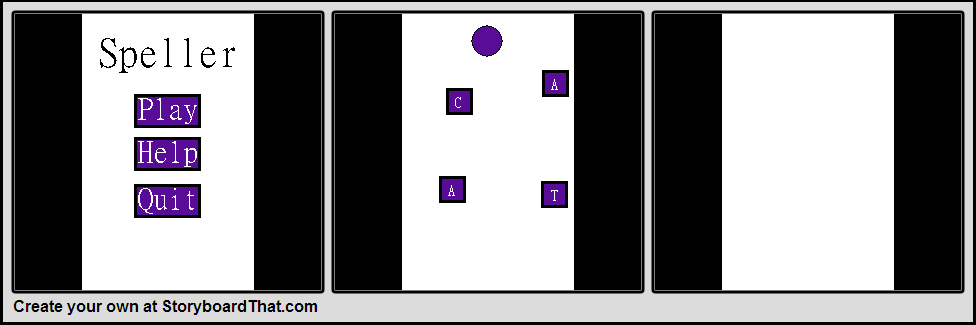
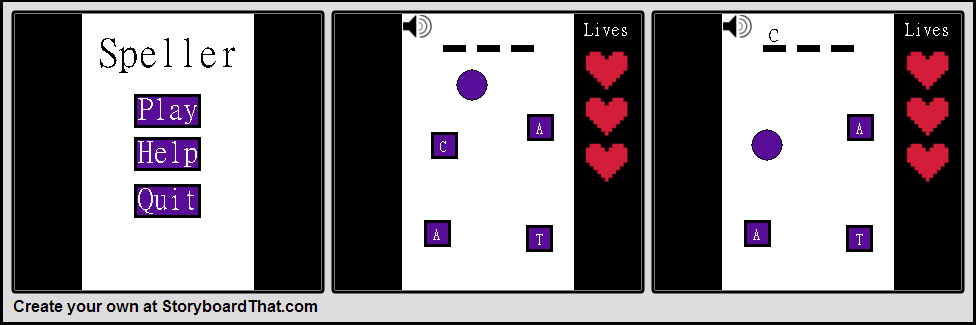
Comparing the layer stacks of the two 976 x 325 images. Changes:
removed layer "A #1" over [448,185,455,196]
removed layer "T" over [551,191,558,201]
removed layer "A" over [551,79,558,90]
removed layer "C" over [455,97,461,108]
added layer "Hearts" above "Pasted Layer" over [584,23,949,182]
painted on "Pasted Layer" over [403,15,874,252]
